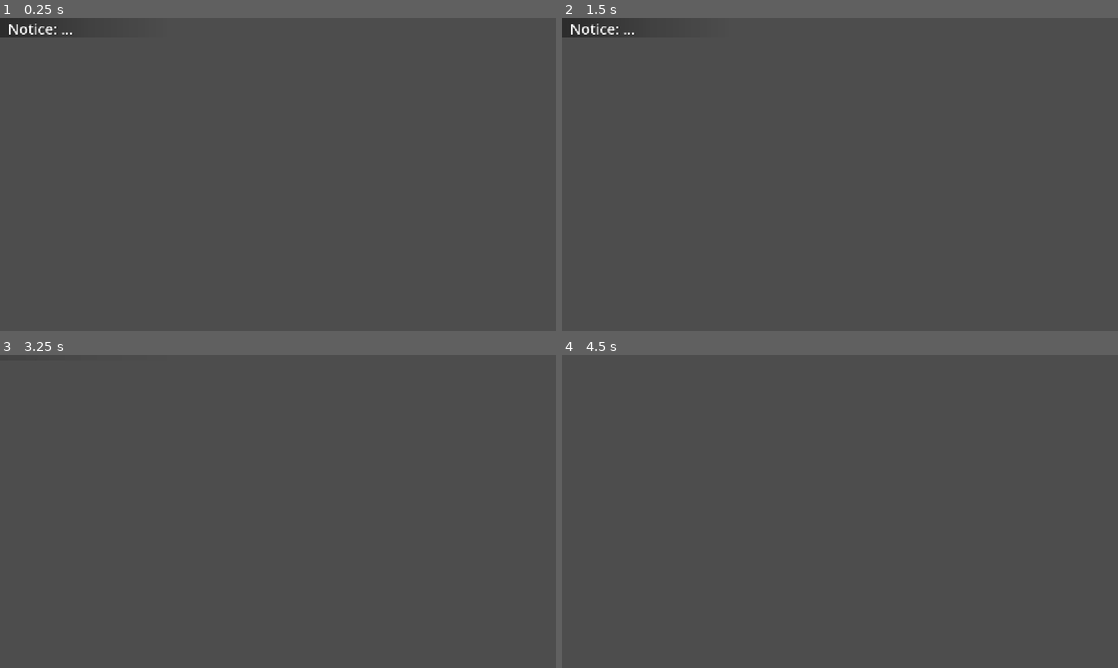
Above: before the commit, frames 1-4 (two rows, left to right).
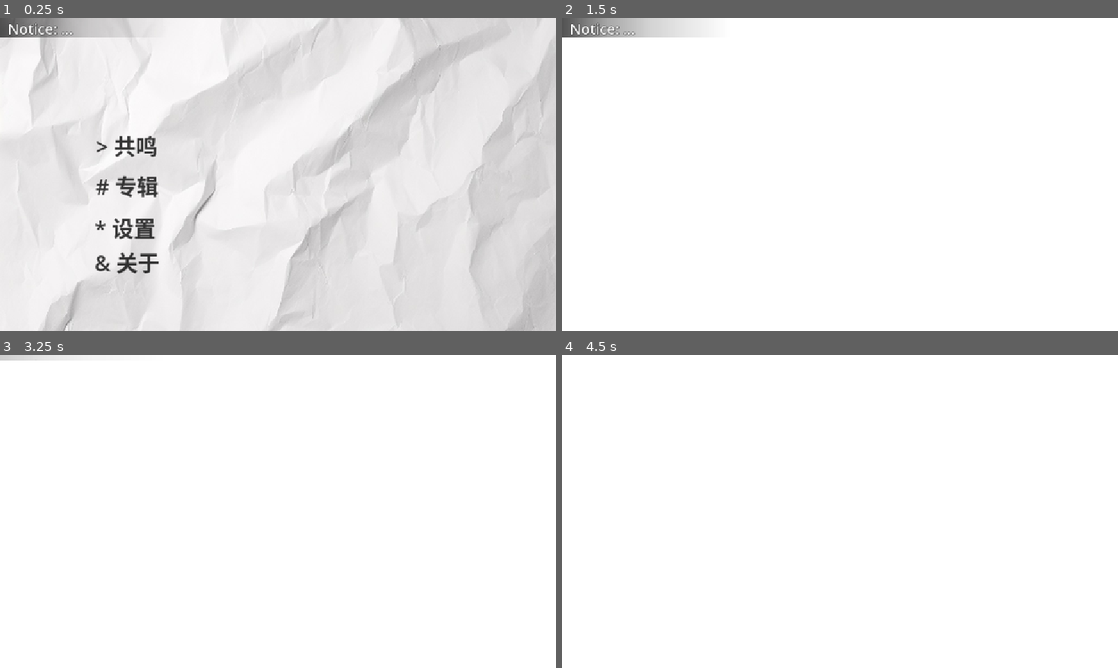
Above: after the commit, the same moments.

Repository: include-xb/LuoPulse_from_git
Game: Godot game, scene res://Scene/Ui/Menu/MainMenu.tscn
The game is run twice, just before and just after one commit, with the same random seed, the same clock (stepped at 60 frames per second) and the same inputs. The project has no main scene, so this scene is started directly.
Inputs (mouse positions are in pixels of both pictures, inside the frame that each line leads up to):
- Up to frame 1 (0.25 s): no input
- Up to frame 2 (1.5 s): click (689, 146) at 0.5 s, where only the run after the commit has a clickable "> 共鸣"; tap Enter (ui_accept) at 1.25 s; tap 1 at 1.35 s
- Up to frame 3 (3.25 s): tap Enter (ui_accept) at 1.52, 2, 2.27, 2.75 s; tap 2 at 2.1 s; tap 3 at 2.85 s
- Up to frame 4 (4.5 s): tap Enter (ui_accept) at 3.5, 3.77, 4.25 s; tap 4 at 3.6 s; tap 1 at 4.35 s

The runs differ from the first frame. In frame 1, 99% of the frame differs, in the area x 0-100%, y 0-100%; in frame 2, 100%; in frame 3, 100%; in frame 4, 100%.

Commit message:
添加褶皱着色器渲染褶皱纸张效果, 完善部分切换场景代码.

Diff:
--- a/LuoPulse/Scene/GameManager/Global.tscn
+++ b/LuoPulse/Scene/GameManager/Global.tscn
@@ -5,7 +5,11 @@
 
 [node name="Global" type="Control"]
 layout_mode = 3
-anchors_preset = 0
+anchors_preset = 15
+anchor_right = 1.0
+anchor_bottom = 1.0
+grow_horizontal = 2
+grow_vertical = 2
 script = ExtResource("1_i4ohj")
 
 [node name="NoticeBox" type="VBoxContainer" parent="."]
--- a/LuoPulse/Scene/GameManager/SceneManager.tscn
+++ b/LuoPulse/Scene/GameManager/SceneManager.tscn
@@ -4,3 +4,13 @@
 
 [node name="SceneManager" type="CanvasLayer"]
 script = ExtResource("1_pibfg")
+
+[node name="ColorRect" type="ColorRect" parent="."]
+visible = false
+self_modulate = Color(1, 1, 1, 0)
+anchors_preset = 15
+anchor_right = 1.0
+anchor_bottom = 1.0
+grow_horizontal = 2
+grow_vertical = 2
+color = Color(0, 0, 0, 1)
--- a/LuoPulse/Scene/Ui/Menu/MainMenu.tscn
+++ b/LuoPulse/Scene/Ui/Menu/MainMenu.tscn
@@ -1,8 +1,79 @@
-[gd_scene load_steps=2 format=3 uid="uid://ctaqumekhngd7"]
+[gd_scene load_steps=5 format=3 uid="uid://ctaqumekhngd7"]
 
+[ext_resource type="Shader" uid="uid://bbgw8np0wnik0" path="res://Shader/paper.gdshader" id="1_a34cl"]
 [ext_resource type="Script" uid="uid://xvtsk50ta20u" path="res://Script/Ui/Menu/MainMenu.gd" id="1_wxf6g"]
+[ext_resource type="Texture2D" uid="uid://cd8el0otv4sf3" path="res://Asset/Image/paper(1).jpg" id="2_tekst"]
+
+[sub_resource type="ShaderMaterial" id="ShaderMaterial_558w5"]
+shader = ExtResource("1_a34cl")
+shader_parameter/paper_texture = ExtResource("2_tekst")
 
 [node name="MainMenu" type="Control"]
+clip_contents = true
 layout_mode = 3
-anchors_preset = 0
+anchors_preset = 15
+anchor_right = 1.0
+anchor_bottom = 1.0
+grow_horizontal = 2
+grow_vertical = 2
 script = ExtResource("1_wxf6g")
+
+[node name="Background" type="TextureRect" parent="."]
+layout_mode = 1
+anchors_preset = 15
+anchor_right = 1.0
+anchor_bottom = 1.0
+grow_horizontal = 2
+grow_vertical = 2
+texture = ExtResource("2_tekst")
+expand_mode = 5
+stretch_mode = 6
+
+[node name="Wrinkle" type="ColorRect" parent="."]
+editor_description = "这个节点下的子节点, 设置 材质->使用父级材质 为 true, 这可渲染褶皱效果"
+material = SubResource("ShaderMaterial_558w5")
+layout_mode = 1
+anchors_preset = 15
+anchor_right = 1.0
+anchor_bottom = 1.0
+grow_horizontal = 2
+grow_vertical = 2
+color = Color(1, 1, 1, 0)
+
+[node name="Sympathy" type="Button" parent="Wrinkle"]
+use_parent_material = true
+layout_mode = 0
+offset_left = 198.0
+offset_top = 230.0
+offset_right = 313.0
+offset_bottom = 286.0
+text = "> 共鸣"
+
+[node name="Album" type="Button" parent="Wrinkle"]
+use_parent_material = true
+layout_mode = 0
+offset_left = 197.0
+offset_top = 313.0
+offset_right = 313.0
+offset_bottom = 369.0
+text = "# 专辑"
+
+[node name="Setting" type="Button" parent="Wrinkle"]
+use_parent_material = true
+layout_mode = 0
+offset_left = 195.0
+offset_top = 400.0
+offset_right = 313.0
+offset_bottom = 456.0
+text = "* 设置"
+
+[node name="About" type="Button" parent="Wrinkle"]
+use_parent_material = true
+layout_mode = 0
+offset_left = 195.0
+offset_top = 471.0
+offset_right = 313.0
+offset_bottom = 527.0
+text = "& 关于"
+
+[connection signal="pressed" from="Wrinkle/Sympathy" to="." method="_on_sympathy_pressed"]
--- a/LuoPulse/Scene/Ui/SongSelect/Sympathy.tscn
+++ b/LuoPulse/Scene/Ui/SongSelect/Sympathy.tscn
@@ -10,3 +10,11 @@
 grow_horizontal = 2
 grow_vertical = 2
 script = ExtResource("1_sd8b3")
+
+[node name="ColorRect" type="ColorRect" parent="."]
+layout_mode = 1
+anchors_preset = 15
+anchor_right = 1.0
+anchor_bottom = 1.0
+grow_horizontal = 2
+grow_vertical = 2
--- a/LuoPulse/Script/Core/Gameplay.gd
+++ b/LuoPulse/Script/Core/Gameplay.gd
@@ -29,6 +29,7 @@
 # 当前时间
 var current_time: int = 0
 
+# 开始计时的时间, 与 Time.get_ticks_msec() 相减得到 current_time
 var start_time: int = 0
 
 # 总音符数
--- a/LuoPulse/Script/GameManager/SceneManager.gd
+++ b/LuoPulse/Script/GameManager/SceneManager.gd
@@ -1,5 +1,32 @@
 extends CanvasLayer
 
 
+@onready var color_rect: ColorRect = $ColorRect
+
+
+func _ready() -> void:
+	color_rect.self_modulate.a = 0
+	color_rect.visible = false
+	pass
+
+
+# 切换场景时使用的淡入淡出效果
 func change_scene(path: String) -> void:
+	color_rect.visible = true
+	var tween: Tween = get_tree().create_tween()
+
+	tween.stop()
+	tween.tween_property(color_rect, "self_modulate:a", 1, 0.25)
+	tween.play()
+	await tween.finished
+
+	get_tree().change_scene_to_file(path)
+
+	tween.stop()
+	tween.tween_property(color_rect, "self_modulate:a", 0, 0.25)
+	tween.play()
+	await tween.finished
+
+	# 防止 ColorRect 遮挡其他节点
+	color_rect.visible = false
 	pass
--- a/LuoPulse/Script/Ui/Menu/MainMenu.gd
+++ b/LuoPulse/Script/Ui/Menu/MainMenu.gd
@@ -17,3 +17,8 @@
 
 func _ready() -> void:
 	pass
+
+
+func _on_sympathy_pressed() -> void:
+	SceneManager.change_scene("res://Scene/Ui/SongSelect/Sympathy.tscn")
+	pass
--- /dev/null
+++ b/LuoPulse/Shader/paper.gdshader
@@ -0,0 +1,15 @@
+shader_type canvas_item;
+
+uniform sampler2D paper_texture;
+// uniform sampler2D screen_texture : hint_screen_texture;
+
+void fragment() {
+	vec4 paper = texture(paper_texture, UV);
+	// vec4 screen = texture(screen_texture, SCREEN_UV);
+	// vec4 color = texture(TEXTURE, UV);
+
+	float height = (paper.r + paper.g + paper.b) / 3.0f;
+
+	COLOR.rgb = COLOR.rgb * height;
+
+}
--- a/LuoPulse/Theme/Genrial.tres
+++ b/LuoPulse/Theme/Genrial.tres
@@ -1,4 +1,16 @@
-[gd_resource type="Theme" load_steps=5 format=3 uid="uid://kb7wugiy2jme"]
+[gd_resource type="Theme" load_steps=9 format=3 uid="uid://kb7wugiy2jme"]
+
+[sub_resource type="StyleBoxFlat" id="StyleBoxFlat_uegkn"]
+bg_color = Color(1, 1, 1, 0)
+
+[sub_resource type="StyleBoxFlat" id="StyleBoxFlat_l7374"]
+bg_color = Color(1, 1, 1, 0)
+
+[sub_resource type="StyleBoxFlat" id="StyleBoxFlat_qqgdb"]
+bg_color = Color(1, 1, 1, 0)
+
+[sub_resource type="StyleBoxFlat" id="StyleBoxFlat_t6ycm"]
+bg_color = Color(1, 1, 1, 0)
 
 [sub_resource type="StyleBoxFlat" id="StyleBoxFlat_d2g8x"]
 bg_color = Color(0.952941, 0.933333, 0.866667, 1)
@@ -14,6 +26,16 @@
 texture = SubResource("GradientTexture1D_uegkn")
 
 [resource]
+Button/colors/font_color = Color(0, 0, 0, 0.784314)
+Button/colors/font_focus_color = Color(0, 0, 0, 0.784314)
+Button/colors/font_hover_color = Color(0, 0, 0, 0.784314)
+Button/colors/font_hover_pressed_color = Color(0, 0, 0, 0.784314)
+Button/colors/font_pressed_color = Color(0, 0, 0, 0.784314)
+Button/font_sizes/font_size = 45
+Button/styles/focus = SubResource("StyleBoxFlat_uegkn")
+Button/styles/hover = SubResource("StyleBoxFlat_l7374")
+Button/styles/normal = SubResource("StyleBoxFlat_qqgdb")
+Button/styles/pressed = SubResource("StyleBoxFlat_t6ycm")
 Label/colors/font_color = Color(0, 0, 0, 1)
 Label/colors/font_outline_color = Color(0, 0, 0, 1)
 Label/colors/font_shadow_color = Color(0, 0, 0, 0)
Binary file added: LuoPulse/Asset/Image/paper(1).jpg
Not shown, added: LuoPulse/Asset/Image/paper(1).jpg.import
Binary file added: LuoPulse/Asset/Image/paper(2).jpg
Not shown, added: LuoPulse/Asset/Image/paper(2).jpg.import
Not shown, added: LuoPulse/Shader/paper.gdshader.uid
